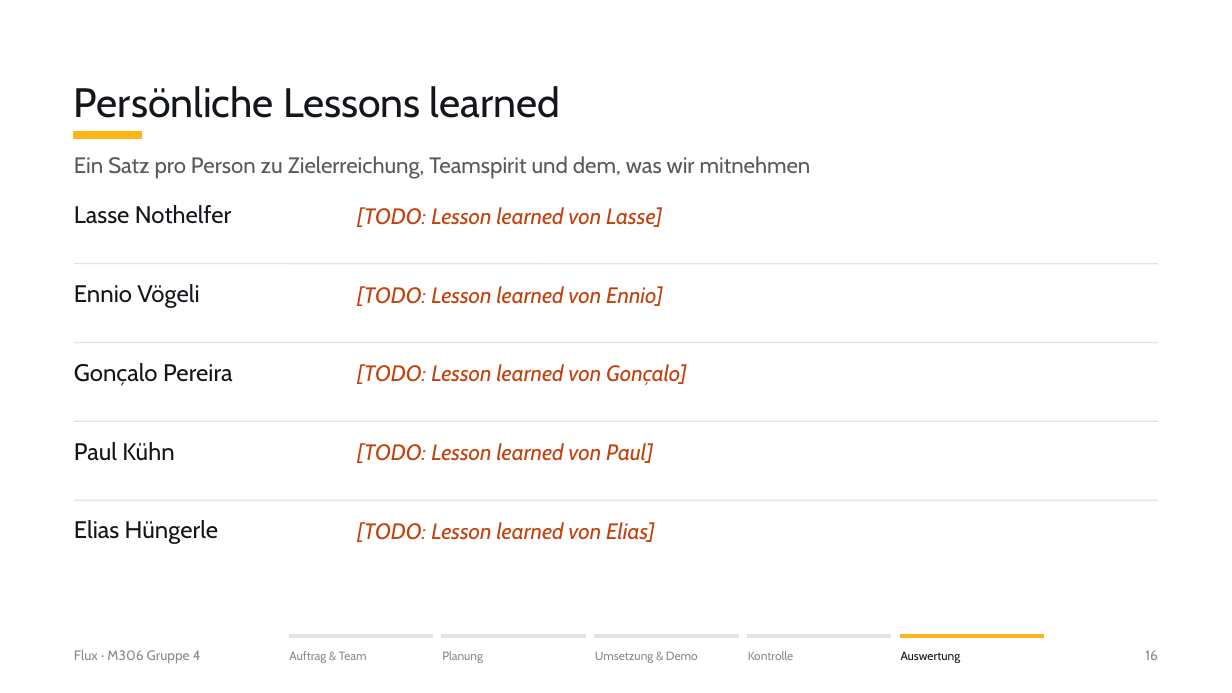
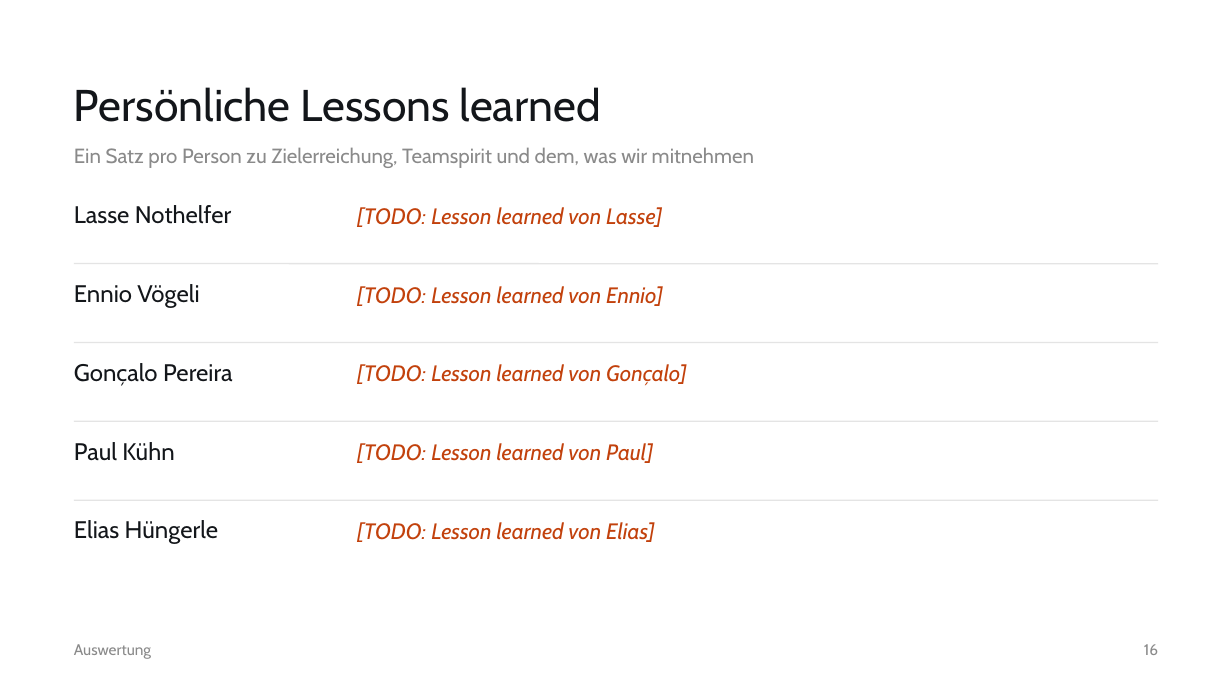
Before and after one commit to gd-pereira/M306-Gruppe-4, a slide deck: slide 16 of praesentation.pptx. Drawn at 1232x693 pixels with LibreOffice and Linux fonts; fonts in the diff are those of the drawing. Boxes give left, top, right and bottom in pixels: in the first picture for what was removed or moved away, otherwise in the second. Text is boxed around its words. In the diff, an @@ line names an element or a change of style, - is before the commit and + after.

```diff
--- a/praesentation.pptx
+++ b/praesentation.pptx
@@ text "Persönliche Lessons learned" at (74,87,601,122): size 24 to 26 pt @@
@@ text "Ein Satz pro Person zu ...": place and size @@
-text "Ein Satz pro Person zu ..." at (74,156,811,179)
+text "Ein Satz pro Person zu ..." at (74,147,754,168)
@@ text "Ein Satz pro Person zu ..." at (74,147,754,168): size 13 to 12 pt, text colour #595959 to #8A8A8A @@
@@ rectangle removed at (74,132,142,139) @@
@@ text "Auswertung": place and size @@
-text "Auswertung" at (901,651,961,663)
+text "Auswertung" at (74,644,151,659)
@@ text "Auswertung" at (74,644,151,659): size 7 to 9 pt, text colour #13161A to #8A8A8A @@
@@ text removed at (74,650,201,663) @@
-Flux · M306 Gruppe 4
@@ text removed at (289,651,367,663) @@
-Auftrag & Team
@@ rectangle removed at (290,634,432,638) @@
@@ rectangle removed at (442,634,585,638) @@
@@ text removed at (442,651,483,663) @@
-Planung
@@ rectangle removed at (595,634,738,638) @@
@@ text removed at (595,651,698,663) @@
-Umsetzung & Demo
@@ rectangle removed at (748,634,891,638) @@
@@ text removed at (748,651,794,660) @@
-Kontrolle
@@ rectangle removed at (901,634,1044,638) @@
@@ text "16" at (1144,644,1158,655): size 8 to 9 pt @@
```
Also in this commit, not shown: 21 other slides changed, 4 other files.
